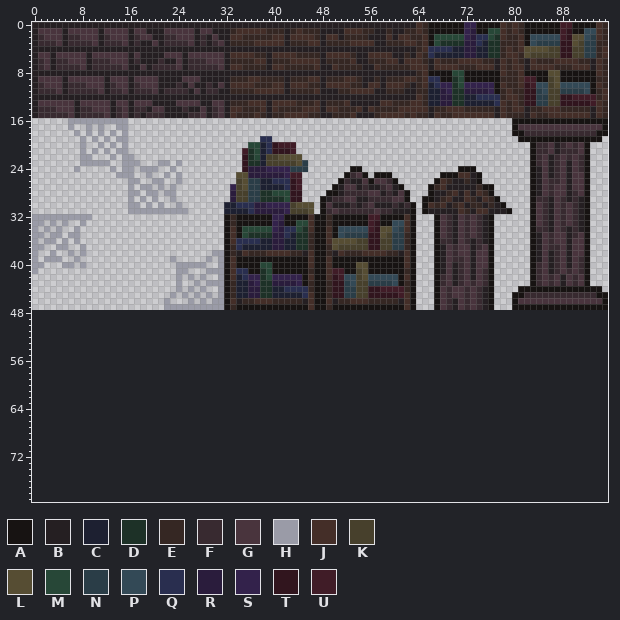
A sprite sheet gets an edit: sprites/tilesets/tileset background.png. The picture above was drawn from the file before the commit.
The file is 96x48 pixels. Colours within 5 levels of each other are drawn and written as one. The old version is drawn lined up with the new one, on the new canvas.
Palette (. is transparent): A #171312  B #251f22  C #1d2031  D #1d3127  E #352723  F #382a30  G #49343d  H #9a9ba7  J #442e28  K #47402c  L #564d33  M #274737  N #2a3d47  P #334956  Q #292e4f  R #2a1c3c  S #33224b  T #31151e  U #401c27
Pixels before (only the part around the change), first column x 0:
44 ........................H.H.H..HAEC
45 .......................H.H.H.H.HAEC
46 ......................H...H.H.HHAJB
47 ......................HHHHHHHHHHAEA
48 ...................................
49 ...................................
50 ...................................
51 ...................................
52 ...................................
53 ...................................
54 ...................................
55 ...................................
56 ...................................
57 ...................................
58 ...................................
59 ...................................
60 ...................................
61 ...................................
62 ...................................
63 ...................................
64 ...................................
65 ...................................
66 ...................................
67 ...................................
68 ...................................
69 ...................................
70 ...................................
71 ...................................
72 ...................................
73 ...................................
74 ...................................
75 ...................................
76 ...................................
77 ...................................
78 ...................................
79 ...................................
And afterwards:
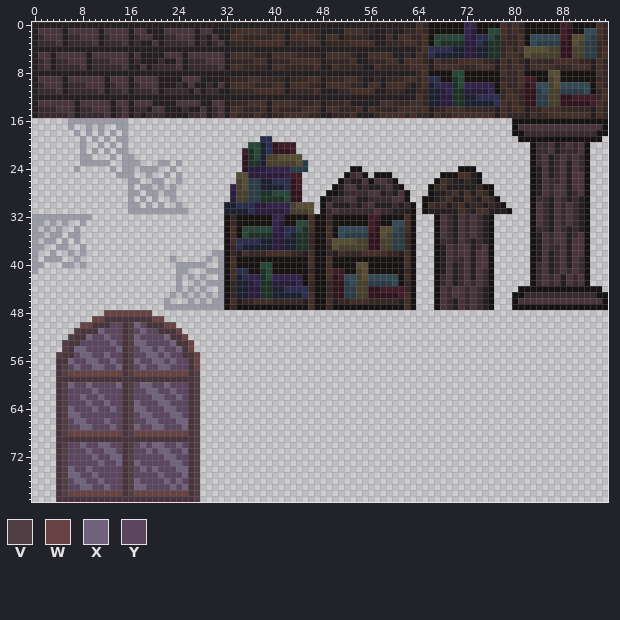
Colours new in this view: V #513e45  W #694343  X #71627d  Y #5b455f
Edits made:
{"change": "canvas 96x48 -> 96x80"}
{"y":48,"x":12,"old":"........","new":"WWWWWWWW"}
{"y":49,"x":10,"old":"............","new":"WWGGGGGGGGWW"}
{"y":50,"x":8,"old":"................","new":"WWGGGYYGVXYGGGWW"}
{"y":51,"x":7,"old":"..................","new":"VGGGXYYYGVYXYYGGGW"}
{"y":52,"x":6,"old":"....................","new":"VGGXYYXYYGVXYYYYXGGW"}
{"y":53,"x":5,"old":"......................","new":"VGGYYYYYXYGVXXYYYYXGGW"}
{"y":54,"x":5,"old":"......................","new":"VGXXYYYYYXGVYXXYXYYXGW"}
{"y":55,"x":4,"old":"........................","new":"VGGYXXYYXYYGVYYXXYXYYGGW"}
{"y":56,"x":4,"old":"........................","new":"GGXYYXXYYXYGVXYYXXYXYYGW"}
{"y":57,"x":4,"old":"........................","new":"GVYXYYXXYYXGVYXYYXXYYYGW"}
{"y":58,"x":4,"old":"........................","new":"GVWWWWWWWWWGVWWWWWWWWWGV"}
{"y":59,"x":4,"old":"........................","new":"GGGGGGGGGGGGGGGGGGGGGGGV"}
{"y":60,"x":4,"old":"........................","new":"GVXYYXYYYYXGVYXXYYXYYYGV"}
{"y":61,"x":4,"old":"........................","new":"GVYYYYXYYYYGVYYXXYYXYYGV"}
{"y":62,"x":4,"old":"........................","new":"GVYYXYYXYYYGVYYYXXYYXYGV"}
{"y":63,"x":4,"old":"........................","new":"GVYYYXYYXYYGVXYYYXXYYYGV"}
{"y":64,"x":4,"old":"........................","new":"GVXYYYXYYXYGVXXYYYXXYYGV"}
{"y":65,"x":4,"old":"........................","new":"GVXXYYYYYYYGVYXXYYYXXYGV"}
{"y":66,"x":4,"old":"........................","new":"GVYXXYYYXYYGVYYXXYYYXXGV"}
{"y":67,"x":4,"old":"........................","new":"GVYYXXYYYXYGVXYYXXYYYXGV"}
{"y":68,"x":4,"old":"........................","new":"GVWWWWWWWWWGVWWWWWWWWWGV"}
{"y":69,"x":4,"old":"........................","new":"GGGGGGGGGGGGGGGGGGGGGGGV"}
{"y":70,"x":4,"old":"........................","new":"GVYYXYYXXYYGVYXYXXYYXYGV"}
{"y":71,"x":4,"old":"........................","new":"GVYYYXYYXXYGVYYXYXXYYXGV"}
{"y":72,"x":4,"old":"........................","new":"GVYYYYXYYXXGVYYYYYXXYYGV"}
{"y":73,"x":4,"old":"........................","new":"GVYYYYYXYYXGVXYYYYYXXYGV"}
{"y":74,"x":4,"old":"........................","new":"GVXYYXYYYYYGVYXYXYYYXXGV"}
{"y":75,"x":4,"old":"........................","new":"GVXXYYXYYYYGVYYYYXYYYXGV"}
{"y":76,"x":4,"old":"........................","new":"GVYXXYYXYYYGVXYYYYXYXYGV"}
{"y":77,"x":4,"old":"........................","new":"GVYYXXYYXYYGVXXYYYYXYXGV"}
{"y":78,"x":4,"old":"........................","new":"GVWWWWWWWWWGVWWWWWWWWWGV"}
{"y":79,"x":4,"old":"........................","new":"GGGGGGGGGGGGGGGGGGGGGGGV"}
